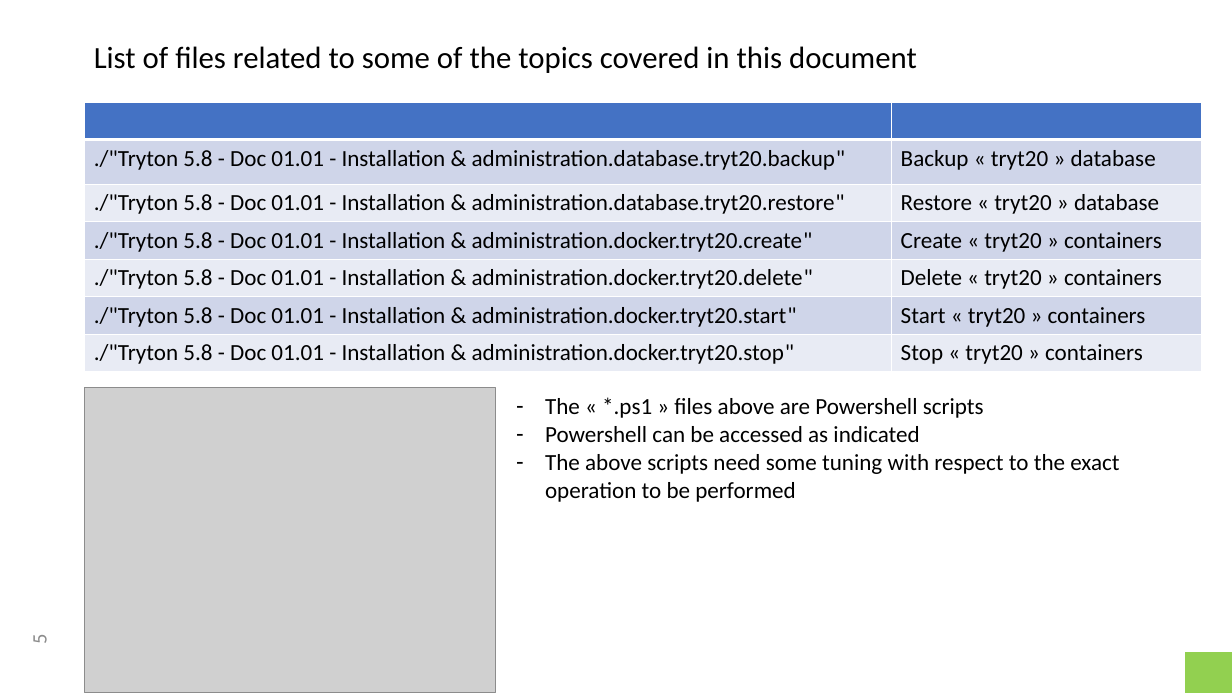
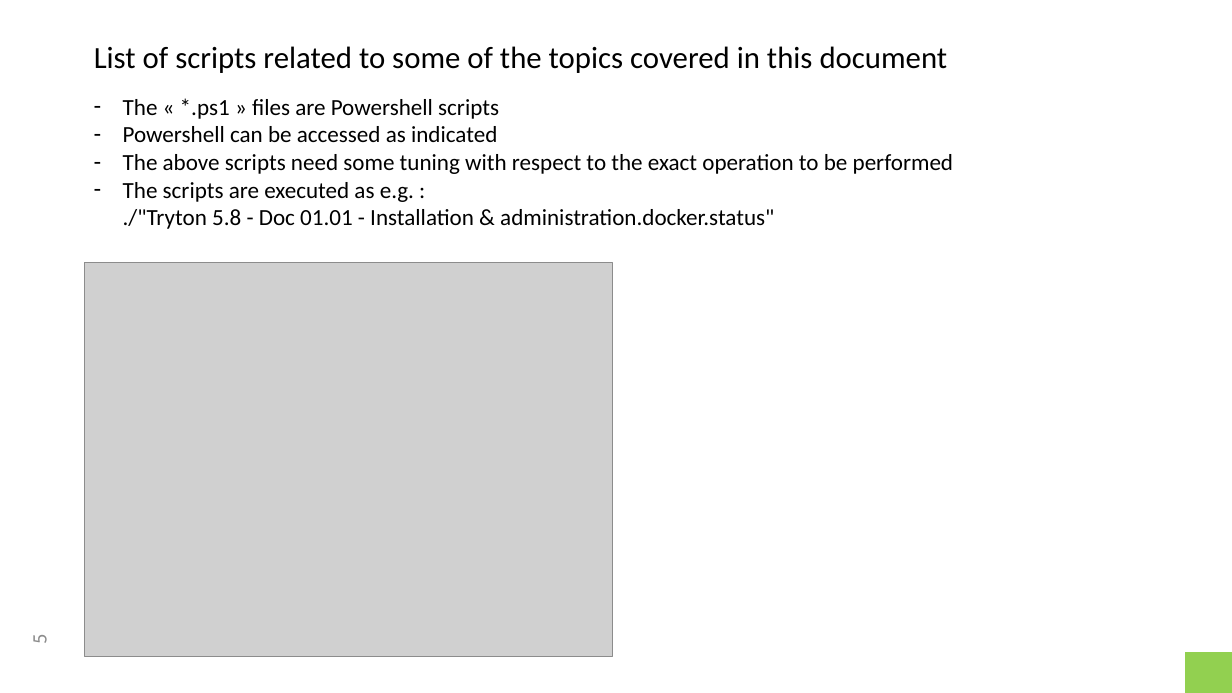
Before and after one commit to clixwise/tryton-by-example, a slide deck: slide 5 of 5.8/Tryton 5.8 - Doc 01.01 - Installation & administration.pptx. Drawn at 1232x693 pixels with LibreOffice and Linux fonts; fonts in the diff are those of the drawing; grey boxes stand for pictures. Boxes give left, top, right and bottom in pixels: in the first picture for what was removed or moved away, otherwise in the second. Text is boxed around its words. In the diff, an @@ line names an element or a change of style, - is before the commit and + after.

```diff
--- a/5.8/Tryton 5.8 - Doc 01.01 - Installation & administration.pptx
+++ b/5.8/Tryton 5.8 - Doc 01.01 - Installation & administration.pptx
@@ title at box(94, 46, 948, 73): text changed @@
-List of files related to some of the topics covered in this document
+List of scripts related to some of the topics covered in this document
@@ text "The « *.ps1 » files ...": place and size @@
-text "The « *.ps1 » files ..." at box(545, 397, 1119, 502)
+text "The « *.ps1 » files ..." at box(123, 98, 953, 229)
@@ table removed at box(85, 102, 1202, 372), 7 rows, 2 columns @@
- | 
-./"Tryton 5.8 - Doc 01.01 - Installation & administration.database.tryt20.backup" | Backup « tryt20 » database
-./"Tryton 5.8 - Doc 01.01 - Installation & administration.database.tryt20.restore" | Restore « tryt20 » database
-./"Tryton 5.8 - Doc 01.01 - Installation & administration.docker.tryt20.create" | Create « tryt20 » containers
-./"Tryton 5.8 - Doc 01.01 - Installation & administration.docker.tryt20.delete" | Delete « tryt20 » containers
-./"Tryton 5.8 - Doc 01.01 - Installation & administration.docker.tryt20.start" | Start « tryt20 » containers
-./"Tryton 5.8 - Doc 01.01 - Installation & administration.docker.tryt20.stop" | Stop « tryt20 » containers
@@ text at box(123, 98, 499, 119): text changed @@
-– The « *.ps1 » files above are Powershell scripts
+– The « *.ps1 » files are Powershell scripts
@@ text at box(123, 182, 774, 229): paragraph added @@
+– The scripts are executed as e.g. :
+  ./"Tryton 5.8 - Doc 01.01 - Installation & administration.docker.status"
@@ picture: place and size @@
-picture at box(85, 387, 495, 693)
+picture at box(85, 262, 614, 656)
```
Also in this commit, not shown: 2 other slides changed, 1 slide added, 1 slide removed, 8 other files.
